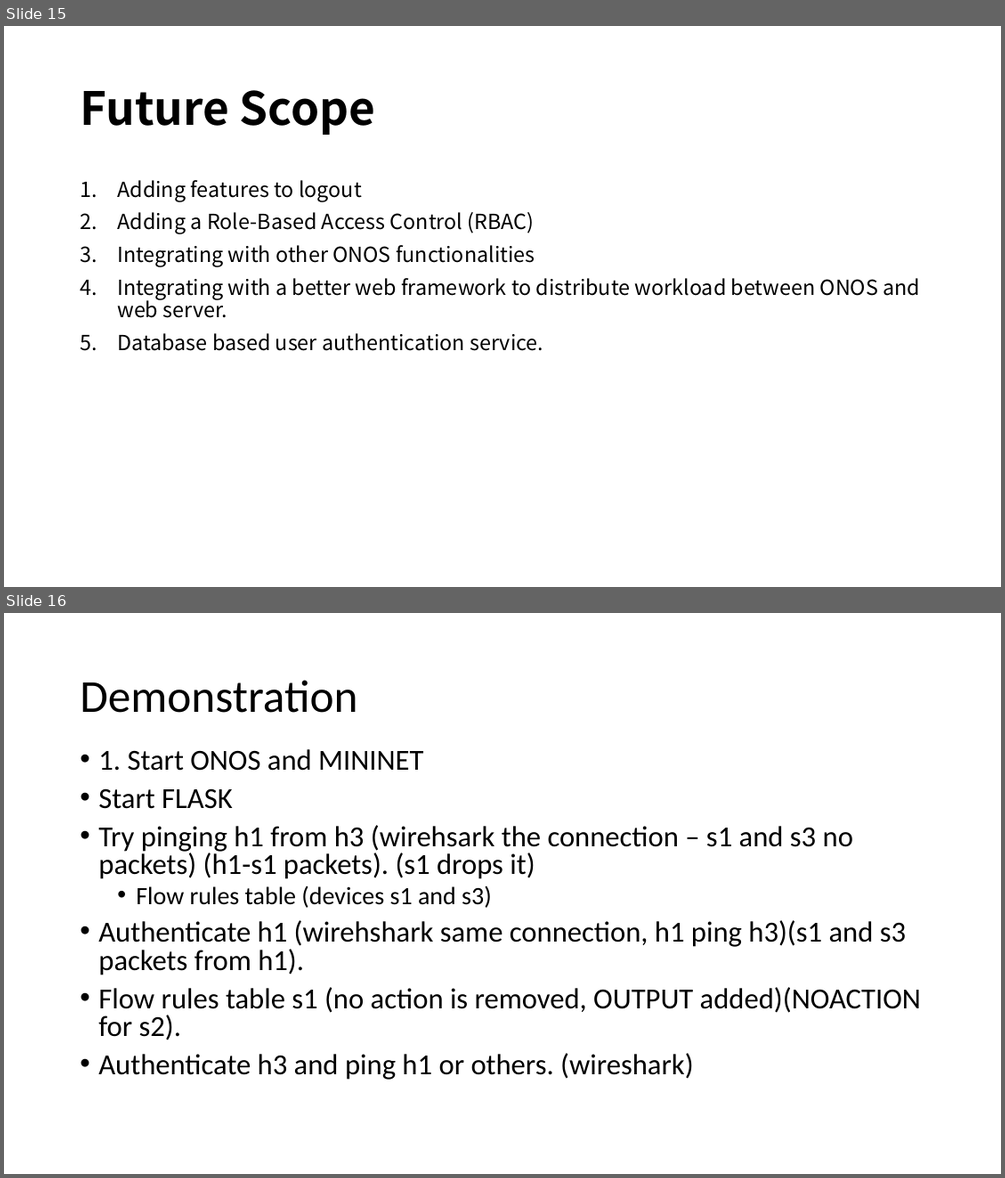
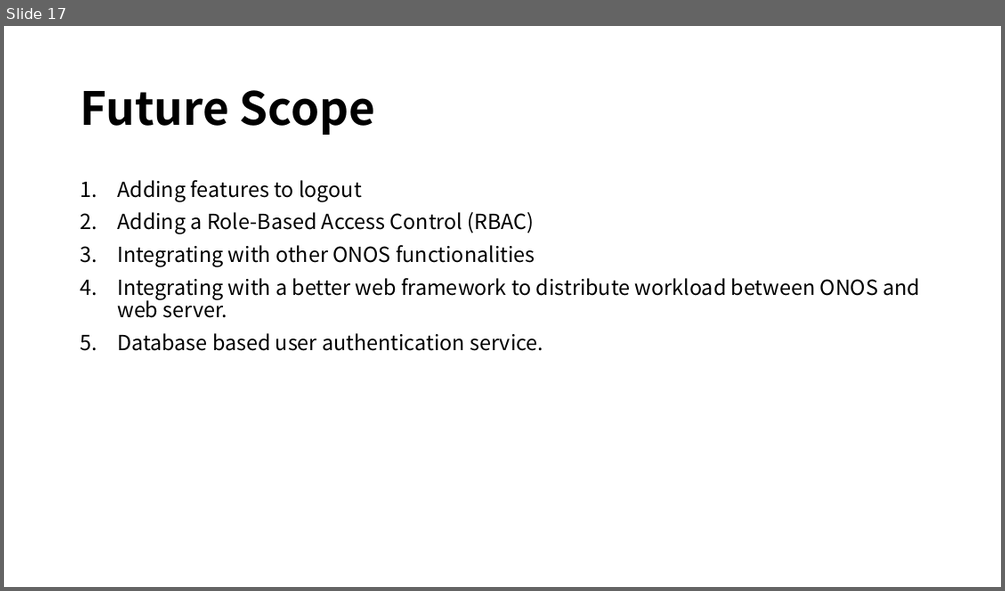
Before and after one commit to adoprox/SDN, a slide deck: 34359 – Software Defined Networking (SDN).pptx. Shown one above the other, each under a label of ours: slides 15 and 16 before the commit, slide 17 after it. The pictures are 1005x1178 and 1005x591 pixels, drawn with LibreOffice and Linux fonts; fonts in the diff are those of the drawing. Boxes give left, top, right and bottom in pixels: in the first picture for what was removed or moved away, otherwise in the second. Text is boxed around its words. In the diff, an @@ line names an element or a change of style, - is before the commit and + after.

```diff
--- a/34359 – Software Defined Networking (SDN).pptx
+++ b/34359 – Software Defined Networking (SDN).pptx
@@ slide 16 removed at [4, 613, 1001, 1174], background #FFFFFF @@
@@ title removed at [80, 680, 357, 713] @@
-Demonstration
@@ text removed at [98, 749, 921, 1079] @@
-• 1. Start ONOS and MININET
-• Start FLASK
-• Try pinging h1 from h3 (wirehsark the connection – s1 and s3 no packets) (h1-s1 packets). (s1 drops it)
-  • Flow rules table (devices s1 and s3)
-• Authenticate h1 (wirehshark same connection, h1 ping h3)(s1 and s3 packets from h1).
-• Flow rules table s1 (no action is removed, OUTPUT added)(NOACTION for s2).
-• Authenticate h3 and ping h1 or others. (wireshark)
@@ what was slide 15 is now slide 17 @@
```
Also in this commit, not shown: 4 slides added, 1 other slide removed.
